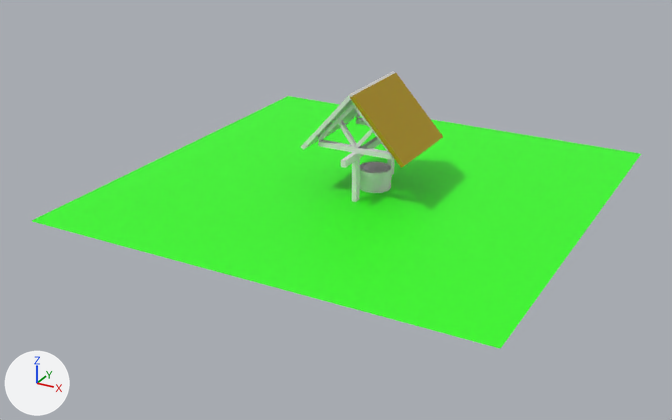
One commit to the Blender file PROJECT1-Simple-Well.blend: the scene before it, then after it.
Rendered twice from a 50 mm lens placed at (18.5, -36.2, 16.5), pointed at (-0.4, -1.8, -0.7). The axes (+X, +Y, +Z) are drawn at lower left. The lights are the same throughout.

The scene before the commit, as lines of its bpy script (objects in view):
```python
ob_cube_003 = bpy.data.objects.new('Cube.003', me_cube_067)
ob_cube_003.location = (0.59, 0.02, 2.17)
ob_cube_003.rotation_euler = (-1.562, 0.0, 0.0)  # degrees (-89, 0, 0)
ob_cube_003.scale = (0.112, 0.164, 3.03)
ob_cube_062 = bpy.data.objects.new('Cube.062', me_cube_065)
ob_cube_062.location = (0.59, -1.82, 0.99)
ob_cube_062.scale = (0.112, 0.164, 1.0)
ob_cube_063 = bpy.data.objects.new('Cube.063', me_cube_068)
ob_cube_063.location = (0.59, -1.82, 2.44)
ob_cube_063.rotation_euler = (-0.0000367, -1.574, 0.0000365)  # degrees (0, -90, 0)
ob_cube_063.scale = (0.112, 0.164, 1.83)
ob_cube_065 = bpy.data.objects.new('Cube.065', me_cube_070)
ob_cube_065.location = (0.12, -1.82, 3.13)
ob_cube_065.rotation_euler = (0.0, -0.629, 0.0)  # degrees (0, -36, 0)
ob_cube_065.scale = (0.0782, 0.115, 0.701)
ob_cube_069 = bpy.data.objects.new('Cube.069', me_cube_074)
ob_cube_069.location = (-0.35, -1.79, 3.55)
ob_cube_069.rotation_euler = (0.0, -2.38, 0.0)  # degrees (0, -136, 0)
ob_cube_069.scale = (0.0811, 0.119, 1.33)
ob_cube_073 = bpy.data.objects.new('Cube.073', me_cube_080)
ob_cube_073.location = (1.78, -0.03, 3.55)
ob_cube_073.rotation_euler = (-0.0232, -0.741, 0.0343)  # degrees (-1.3, -42, 2)
ob_cube_073.scale = (0.0929, 2.23, 1.86)
ob_cube_074 = bpy.data.objects.new('Cube.074', me_cube_081)
ob_cube_074.location = (-0.75, 0.02, 3.55)
ob_cube_074.rotation_euler = (0.0223, -2.42, 0.005)  # degrees (1.3, -139, 0.3)
ob_cube_074.scale = (0.0929, 2.23, 1.86)
ob_plane = bpy.data.objects.new('Plane', me_plane)
ob_plane.location = (0.0, 0.0, 0.0)
ob_plane.scale = (10.6, 10.6, 10.6)
```
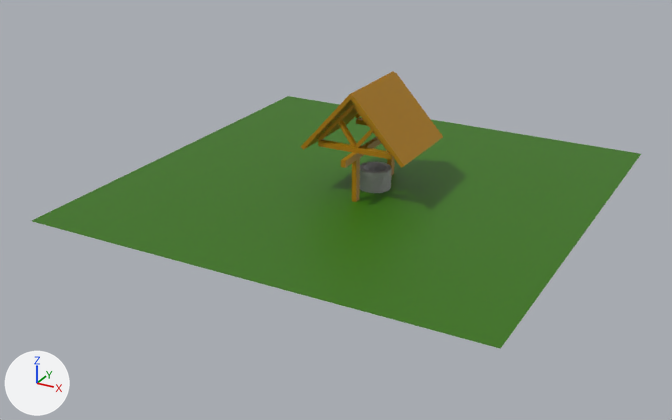
Boxes [x1, y1, x2, y2] around the edits, measured in the pictures (672 x 420 px):
'Plane', recoloured: [32, 96, 641, 349] in both
'Cube.073', recoloured: [350, 73, 443, 168] in both
'Cube.074', recoloured: [301, 71, 395, 150] in both
'Cube.063', recoloured: [318, 140, 394, 160] in both
'Cube.062', recoloured: [352, 158, 360, 202] in both
'Cube.003', recoloured: [341, 137, 381, 168] in both
'Cube.069', recoloured: [317, 104, 354, 141] in both
'Cube.065', recoloured: [336, 119, 357, 147] in both
'Cube.072', recoloured: [352, 104, 390, 153] in both
'Cube.066', recoloured: [355, 128, 374, 148] in both
'Cube.002', recoloured: [387, 158, 394, 176] in both
'Cube.064', recoloured: [356, 118, 368, 126] in both
'Cube.059', recoloured: [379, 170, 388, 177] in both
'Cube.061', recoloured: [364, 170, 372, 177] in both
'Cube.060', recoloured: [372, 172, 380, 177] in both
'Cube.055', recoloured: [377, 162, 384, 168] in both
'Cube.056', recoloured: [383, 163, 390, 169] in both
'Cube.070', recoloured: [355, 114, 360, 118] in both

What the commit changed:
Material 'Green' (mat_green) changes colour from green #33ff1b to yellow #af7c00; in linear values from (0.0337, 1.0, 0.011) to (0.431, 0.203, 0.0).
Material 'Bricks' (mat_bricks) is new.
Its base color is (0.331, 0.331, 0.331) (grey #9c9c9c).
Material 'Ground' (mat_ground) is new.
Its base color is (0.0374, 0.173, 0.0) (dark green #367300).
me_plane has 4 vertices, 1 face and spans x -1.0..1.0, y -1.0..1.0, z 0.0.
me_plane no longer uses material mat_green (green #34ff1b).
me_plane now uses material mat_ground (dark green #367300).
me_cube_058 has 8 vertices, 6 faces and spans x -1.0..1.0, y -1.0..1.0, z -1.0..1.0.
me_cube_058 now uses material mat_bricks (grey #9c9c9c).
me_cube_059 has 8 vertices, 6 faces and spans x -1.0..1.0, y -1.0..1.0, z -1.0..1.0.
me_cube_059 now uses material mat_bricks (grey #9c9c9c).
me_cube_060 has 8 vertices, 6 faces and spans x -1.0..1.0, y -1.0..1.0, z -1.0..1.0.
me_cube_060 now uses material mat_bricks (grey #9c9c9c).
me_cube_061 has 8 vertices, 6 faces and spans x -1.0..1.0, y -1.0..1.0, z -1.0..1.0.
me_cube_061 now uses material mat_bricks (grey #9c9c9c).
me_cube_062 has 8 vertices, 6 faces and spans x -1.0..1.0, y -1.0..1.0, z -1.0..1.0.
me_cube_062 now uses material mat_bricks (grey #9c9c9c).
me_cube_063 has 8 vertices, 6 faces and spans x -1.0..1.0, y -1.0..1.0, z -1.0..1.0.
me_cube_063 now uses material mat_bricks (grey #9c9c9c).
me_cube_064 has 8 vertices, 6 faces and spans x -1.0..1.0, y -1.0..1.0, z -1.0..1.0.
me_cube_064 now uses material mat_bricks (grey #9c9c9c).
me_cube_065 has 8 vertices, 6 faces and spans x -1.0..1.0, y -1.0..1.0, z -1.0..1.0.
me_cube_065 now uses material mat_green (yellow #af7c00).
me_cube_066 has 8 vertices, 6 faces and spans x -1.0..1.0, y -1.0..1.0, z -1.0..1.0.
me_cube_066 now uses material mat_green (yellow #af7c00).
me_cube_067 has 8 vertices, 6 faces and spans x -1.0..1.0, y -1.0..1.0, z -1.0..1.0.
me_cube_067 now uses material mat_green (yellow #af7c00).
me_cube_068 has 8 vertices, 6 faces and spans x -1.0..1.0, y -1.0..1.0, z -1.0..1.0.
me_cube_068 now uses material mat_green (yellow #af7c00).
me_cube_069 has 8 vertices, 6 faces and spans x -1.0..1.0, y -1.0..1.0, z -1.0..1.0.
me_cube_069 now uses material mat_green (yellow #af7c00).
me_cube_070 has 8 vertices, 6 faces and spans x -1.0..1.0, y -1.0..1.0, z -1.0..1.0.
me_cube_070 now uses material mat_green (yellow #af7c00).
me_cube_071 has 8 vertices, 6 faces and spans x -1.0..1.0, y -1.0..1.0, z -1.0..1.0.
me_cube_071 now uses material mat_green (yellow #af7c00).
me_cube_074 has 8 vertices, 6 faces and spans x -1.0..1.0, y -1.0..1.0, z -1.0..1.0.
me_cube_074 now uses material mat_green (yellow #af7c00).
me_cube_075 has 8 vertices, 6 faces and spans x -1.0..1.0, y -1.0..1.0, z -1.0..1.0.
me_cube_075 now uses material mat_green (yellow #af7c00).
me_cube_079 has 8 vertices, 6 faces and spans x -1.0..1.0, y -1.0..1.0, z -1.0..1.0.
me_cube_079 now uses material mat_green (yellow #af7c00).
me_cube_080 has 8 vertices, 6 faces and spans x -1.0..1.0, y -1.0..1.0, z -1.0..1.0.
me_cube_080 no longer uses material mat_material_001 (yellow #b49307).
me_cube_080 now uses material mat_green (yellow #af7c00).
me_cube_081 has 8 vertices, 6 faces and spans x -1.0..1.0, y -1.0..1.0, z -1.0..1.0.
me_cube_081 no longer uses material mat_material (white #e7e7e7).
me_cube_081 now uses material mat_green (yellow #af7c00).
